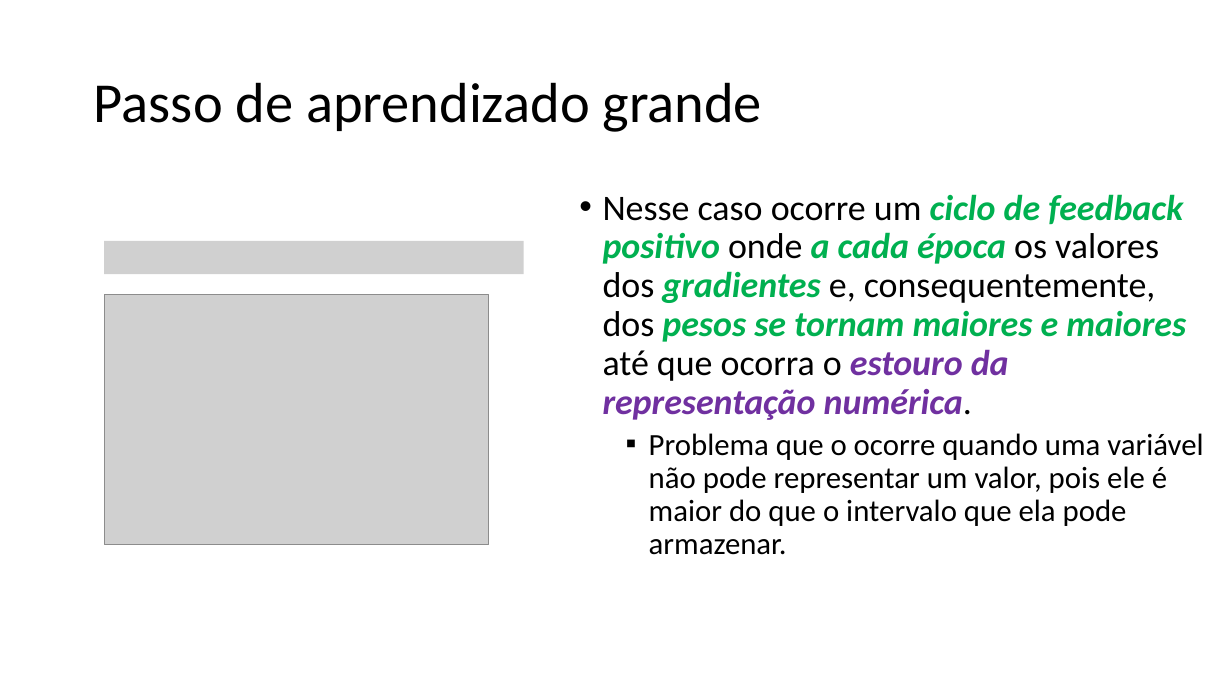
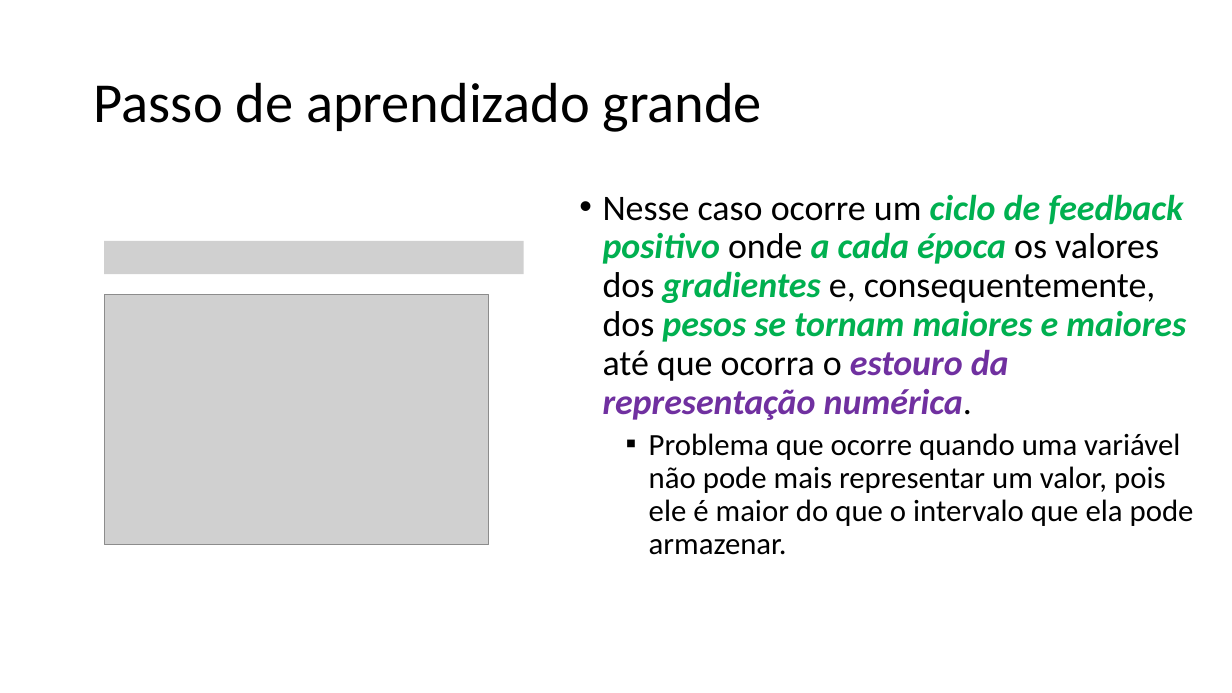
Before and after one commit to zz4fap/t319_aprendizado_de_maquina, a slide deck: slide 10 of slides/T319_Regressão_Linear (Parte III).pptx. Drawn at 1232x693 pixels with LibreOffice and Linux fonts; fonts in the diff are those of the drawing; grey boxes stand for pictures. Boxes give left, top, right and bottom in pixels: in the first picture for what was removed or moved away, otherwise in the second. Text is boxed around its words. In the diff, an @@ line names an element or a change of style, - is before the commit and + after.

```diff
--- a/slides/T319_Regressão_Linear (Parte III).pptx
+++ b/slides/T319_Regressão_Linear (Parte III).pptx
@@ text at <box>649,433,1194,555</box>: text changed @@
-  ▪ Problema que o ocorre quando uma variável não pode representar um valor, pois ele é maior do que o intervalo que ela pode armazenar.
+  ▪ Problema que ocorre quando uma variável não pode mais representar um valor, pois ele é maior do que o intervalo que ela pode armazenar.
```
Also in this commit, not shown: 1 other slide changed, 1 other file.
